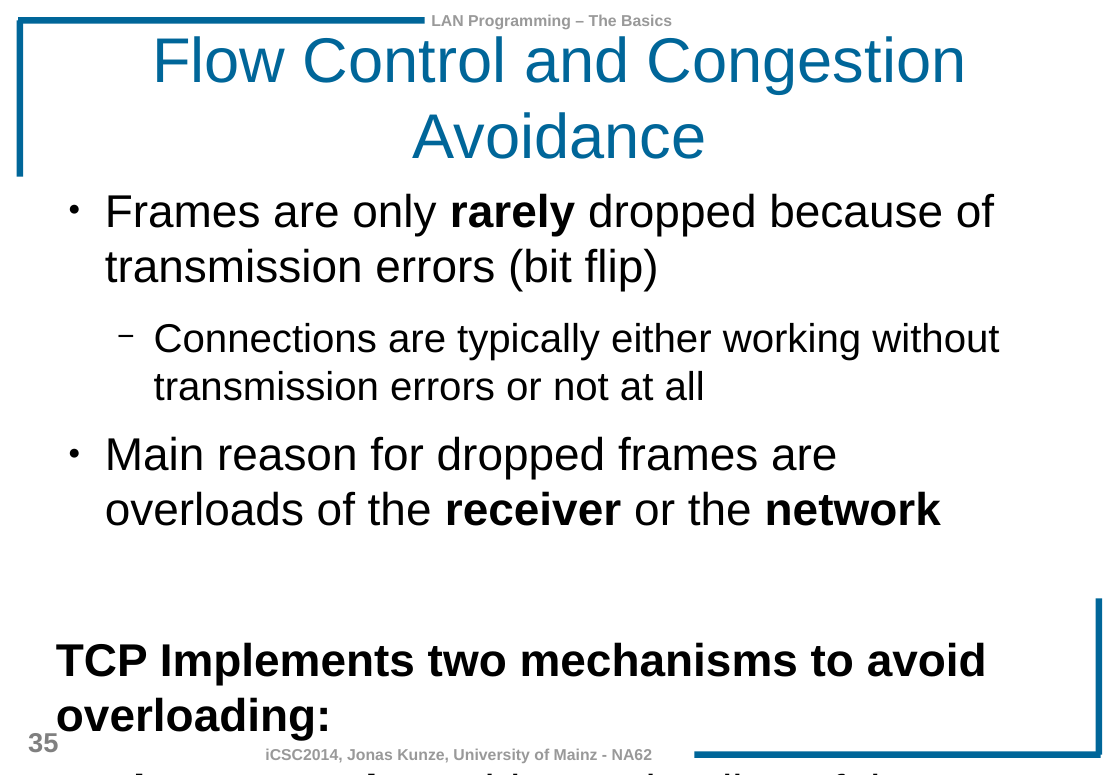
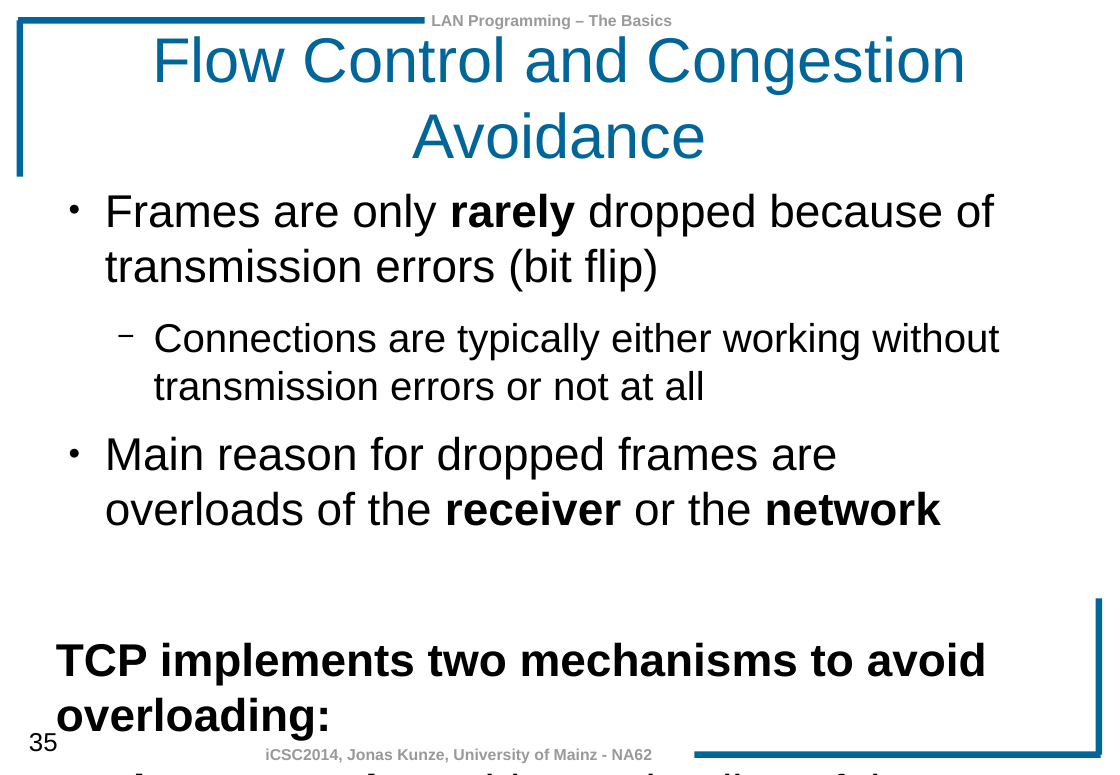
Before and after one commit to JonasKunze/icsc2014, a slide deck: slide 35 of iCSC-2014-LAN_Programming_Basics.odp. Drawn at 1120x775 pixels with LibreOffice and Linux fonts; fonts in the diff are those of the drawing; background and template pictures are left out. Boxes give left, top, right and bottom in pixels: in the first picture for what was removed or moved away, otherwise in the second. Text is boxed around its words. In the diff, an @@ line names an element or a change of style, - is before the commit and + after.

Commit message:
Typos corrected

```diff
--- a/iCSC-2014-LAN_Programming_Basics.odp
+++ b/iCSC-2014-LAN_Programming_Basics.odp
@@ text at (56,642,987,740): text changed @@
-TCP Implements two mechanisms to avoid overloading:
+TCP implements two mechanisms to avoid overloading:
@@ page number at (29,733,58,752): size 19 to 18 pt, text colour #808080 to #000000, bold off @@
```
Also in this commit, not shown: 15 other slides changed.
